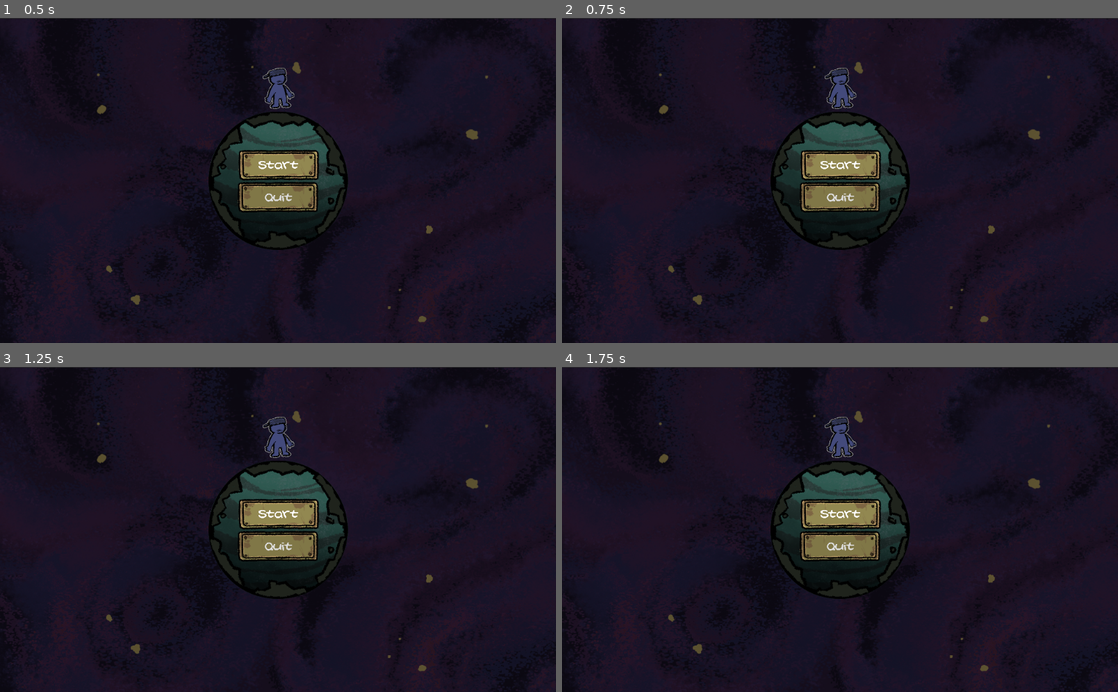
Above: before the commit, frames 1-4 (two rows, left to right).
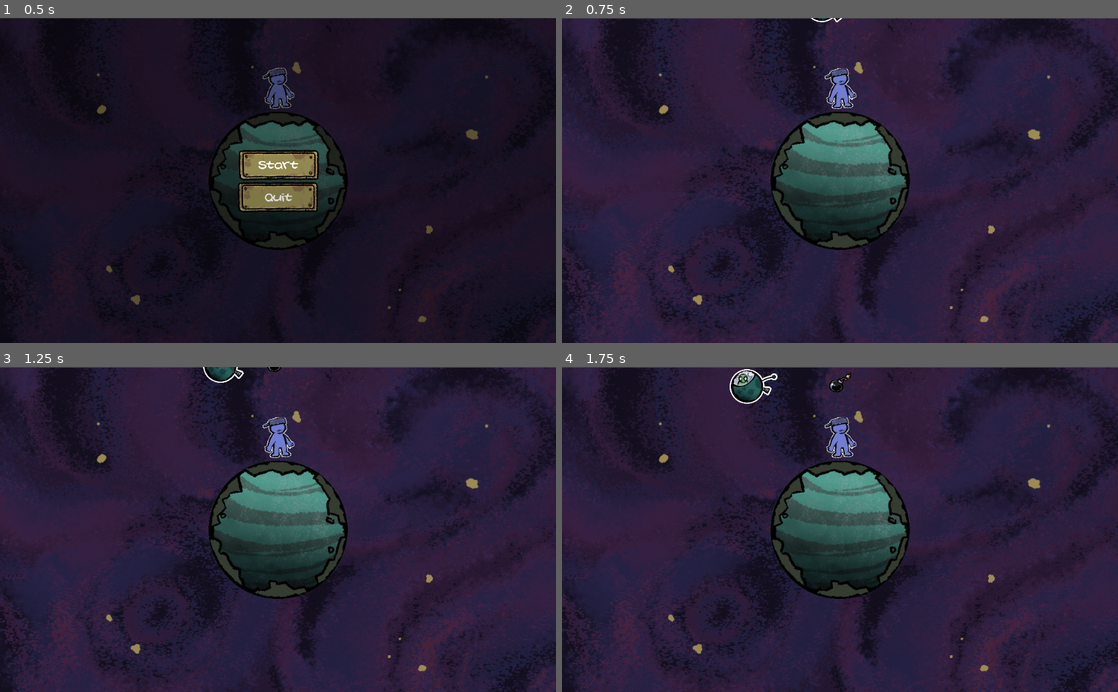
Above: after the commit, the same moments.

Repository: DanGrenade/TinyWorldJam
Game: Godot game, scene res://Scenes/GameTest.tscn
Two runs of this game, one before a commit and one after it. Both use one fixed random seed, a clock stepped at 60 frames per second and the inputs below. The project has no main scene, so this scene is started directly.
Inputs (mouse positions are in pixels of both pictures, inside the frame that each line leads up to):
- Up to frame 1 (0.5 s): no input
- Up to frame 2 (0.75 s): click "Try Again" (after the commit: "Start") at 0.5 s
- Up to frame 3 (1.25 s): no input
- Up to frame 4 (1.75 s): click (639, 581) at 1.25 s, where only the run before the commit has a clickable "Try Again"

Frame 1 is identical in both runs. In frame 2, 58% of the frame differs, in the area x 0-100%, y 0-100%; in frame 3, 59%; in frame 4, 59%.

Commit message:
Issue 032 - Fixed Game over screen display issues

Diff:
--- a/Scenes/GameOver.tscn
+++ b/Scenes/GameOver.tscn
@@ -15,6 +15,7 @@
 margin_top = 0.342804
 margin_right = 1022.49
 margin_bottom = 600.343
+mouse_filter = 2
 texture = ExtResource( 1 )
 script = ExtResource( 5 )
 __meta__ = {
@@ -79,17 +80,13 @@
 __meta__ = {
 "_edit_use_anchors_": false
 }
-
-[node name="Container" type="Container" parent="."]
-margin_right = 40.0
-margin_bottom = 40.0
 [connection signal="button_down" from="HSplitContainer/TextureButton" to="HSplitContainer/TextureButton" method="_on_TextureButton_button_down"]
+[connection signal="button_up" from="HSplitContainer/TextureButton" to="HSplitContainer/TextureButton" method="_on_TextureButton_button_up"]
 [connection signal="button_up" from="HSplitContainer/TextureButton" to="." method="_on_TextureButton_button_up"]
-[connection signal="button_up" from="HSplitContainer/TextureButton" to="HSplitContainer/TextureButton" method="_on_TextureButton_button_up"]
 [connection signal="focus_entered" from="HSplitContainer/TextureButton" to="HSplitContainer/TextureButton" method="_on_TextureButton_focus_entered"]
 [connection signal="focus_exited" from="HSplitContainer/TextureButton" to="HSplitContainer/TextureButton" method="_on_TextureButton_focus_exited"]
 [connection signal="button_down" from="HSplitContainer/TextureButton2" to="HSplitContainer/TextureButton2" method="_on_TextureButton_button_down"]
+[connection signal="button_up" from="HSplitContainer/TextureButton2" to="HSplitContainer/TextureButton2" method="_on_TextureButton_button_up"]
 [connection signal="button_up" from="HSplitContainer/TextureButton2" to="." method="_on_TextureButton2_button_up"]
-[connection signal="button_up" from="HSplitContainer/TextureButton2" to="HSplitContainer/TextureButton2" method="_on_TextureButton_button_up"]
 [connection signal="focus_entered" from="HSplitContainer/TextureButton2" to="HSplitContainer/TextureButton2" method="_on_TextureButton_focus_entered"]
 [connection signal="focus_exited" from="HSplitContainer/TextureButton2" to="HSplitContainer/TextureButton2" method="_on_TextureButton_focus_exited"]
--- a/Scenes/GameTest.tscn
+++ b/Scenes/GameTest.tscn
@@ -13,13 +13,6 @@
 
 [node name="GameManager" type="Node2D"]
 script = ExtResource( 6 )
-
-[node name="GameOver" parent="." instance=ExtResource( 10 )]
-margin_left = -2057.18
-margin_top = -1192.31
-margin_right = -1033.18
-margin_bottom = -592.309
-rect_scale = Vector2( 4, 4 )
 
 [node name="Audio" type="Node" parent="."]
 script = ExtResource( 9 )
@@ -73,11 +66,19 @@
 margin_top = -905.0
 margin_right = 2622.0
 margin_bottom = 1518.0
-[connection signal="switch_game_state_signal" from="." to="Start_Menu" method="_on_GameManager_switch_game_state_signal"]
+
+[node name="GameOver" parent="." instance=ExtResource( 10 )]
+visible = false
+margin_left = -2057.18
+margin_top = -1192.31
+margin_right = -1033.18
+margin_bottom = -592.309
+rect_scale = Vector2( 4, 4 )
 [connection signal="switch_game_state_signal" from="." to="Camera2D" method="_on_GameManager_switch_game_state_signal"]
 [connection signal="switch_game_state_signal" from="." to="Alien_Ship" method="_on_GameManager_switch_game_state_signal"]
 [connection signal="switch_game_state_signal" from="." to="PlayerCharacter" method="_on_GameManager_switch_game_state_signal"]
 [connection signal="switch_game_state_signal" from="." to="GarbageSpawner" method="_on_GameManager_switch_game_state_signal"]
+[connection signal="ship_hit" from="Alien_Ship" to="." method="_on_Alien_Ship_ship_hit"]
 [connection signal="player_hit" from="PlayerCharacter" to="Camera2D" method="_on_PlayerCharacter_player_hit"]
 [connection signal="player_hit" from="PlayerCharacter" to="Audio" method="_on_PlayerCharacter_player_hit"]
 [connection signal="player_interact" from="PlayerCharacter" to="Audio" method="_on_PlayerCharacter_player_interact"]
@@ -85,5 +86,6 @@
 [connection signal="timeout" from="GarbageSpawner/Timer" to="GarbageSpawner" method="_on_Timer_timeout"]
 [connection signal="Continue_Button_Pressed" from="Start_Menu" to="." method="_on_Start_Menu_Continue_Button_Pressed"]
 [connection signal="Start_Button_Pressed" from="Start_Menu" to="." method="_on_Start_Menu_Start_Button_Pressed"]
+[connection signal="Replay_Signal" from="GameOver" to="." method="_on_GameOver_Replay_Signal"]
 
 [editable path="Start_Menu"]
--- a/Scripts/GameManager.gd
+++ b/Scripts/GameManager.gd
@@ -13,6 +13,7 @@
 	if Input.is_action_pressed("pause_game"):
 		if current_state == state_playing:
 			stop_game()
+			$Start_Menu.visible = true
 			pass
 		elif current_state == state_escape:
 			continue_game()
@@ -26,7 +27,6 @@
 
 func continue_game():
 	emit_signal("switch_game_state_signal", false)
-	$Audio.play_game_bg()
 	$Audio.play_confirm_sfx()
 	pass
 
--- a/Scripts/Start_Menu.gd
+++ b/Scripts/Start_Menu.gd
@@ -22,7 +22,7 @@
 #Continue Button Pressed
 func _on_TextureButton3_pressed():
 	emit_signal("Continue_Button_Pressed")
-
+	visible = false
 	pass
 
 
@@ -34,7 +34,6 @@
 
 
 func _on_GameManager_switch_game_state_signal(pause_state):
-	if visible && pause_state: return
 
 	visible = pause_state
 	pass
